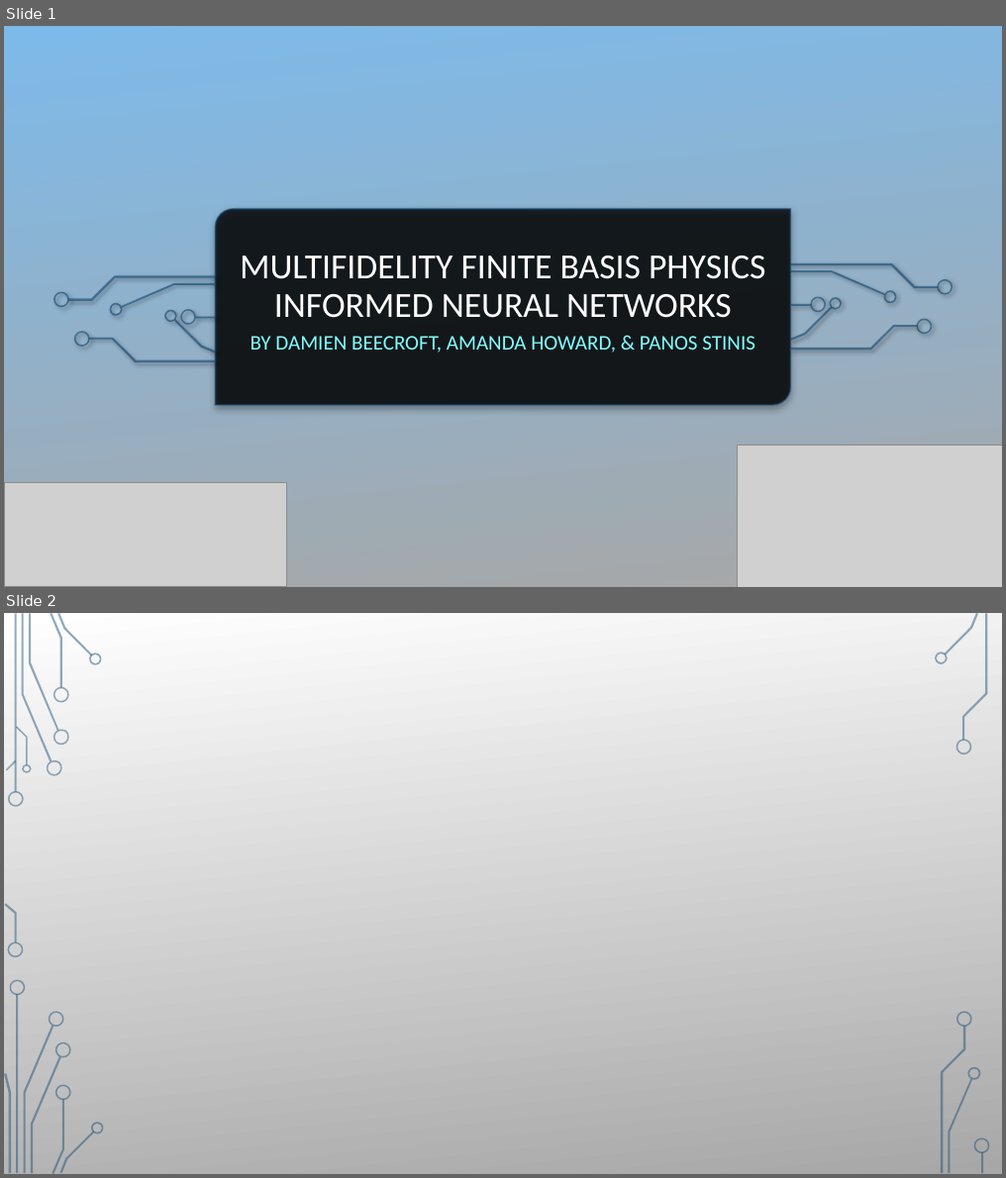
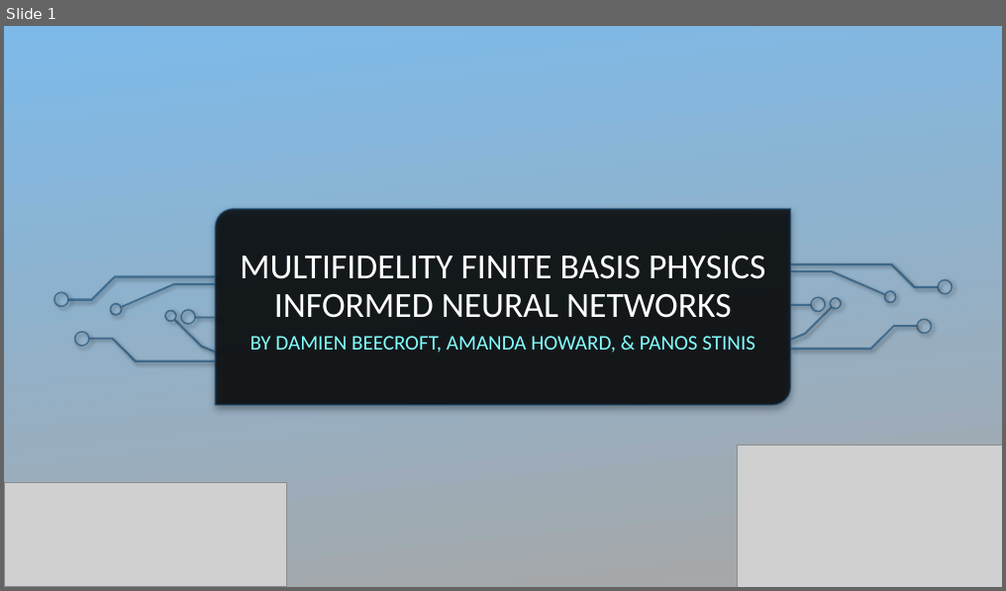
Before and after one commit to damienbeecroft/pnnl_research, a slide deck: MFFBPINNs.pptx. Shown one above the other, each under a label of ours: slides 1 and 2 before the commit, slide 1 after it. The pictures are 1006x1178 and 1006x591 pixels, drawn with LibreOffice and Linux fonts; fonts in the diff are those of the drawing; grey boxes stand for pictures; background and template pictures are left out. Boxes give left, top, right and bottom in pixels: in the first picture for what was removed or moved away, otherwise in the second. Text is boxed around its words. In the diff, an @@ line names an element or a change of style, - is before the commit and + after.

```diff
--- a/MFFBPINNs.pptx
+++ b/MFFBPINNs.pptx
@@ slide 2 removed at (4,613,1002,1174), background picture (left out) @@
@@ rectangle removed at (4,613,1002,1174) @@
@@ group removed at (4,613,104,1174): 24 freeform shapes, 2 rectangles @@
@@ group removed at (4,613,990,1174): 33 freeform shapes, 3 rectangles @@
@@ group removed at (935,613,990,1173): 9 freeform shapes, 1 rectangle @@
```
Also in this commit, not shown: 5 slides added, 9 other files.
